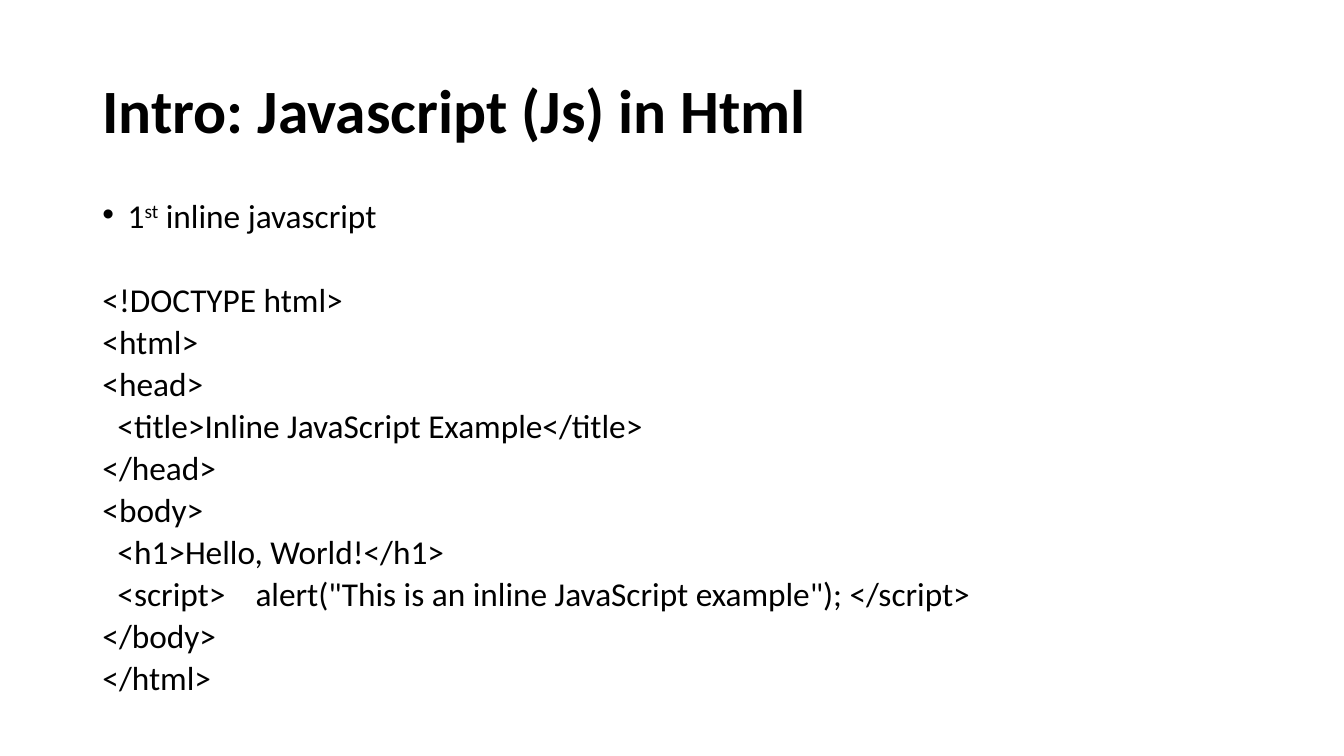
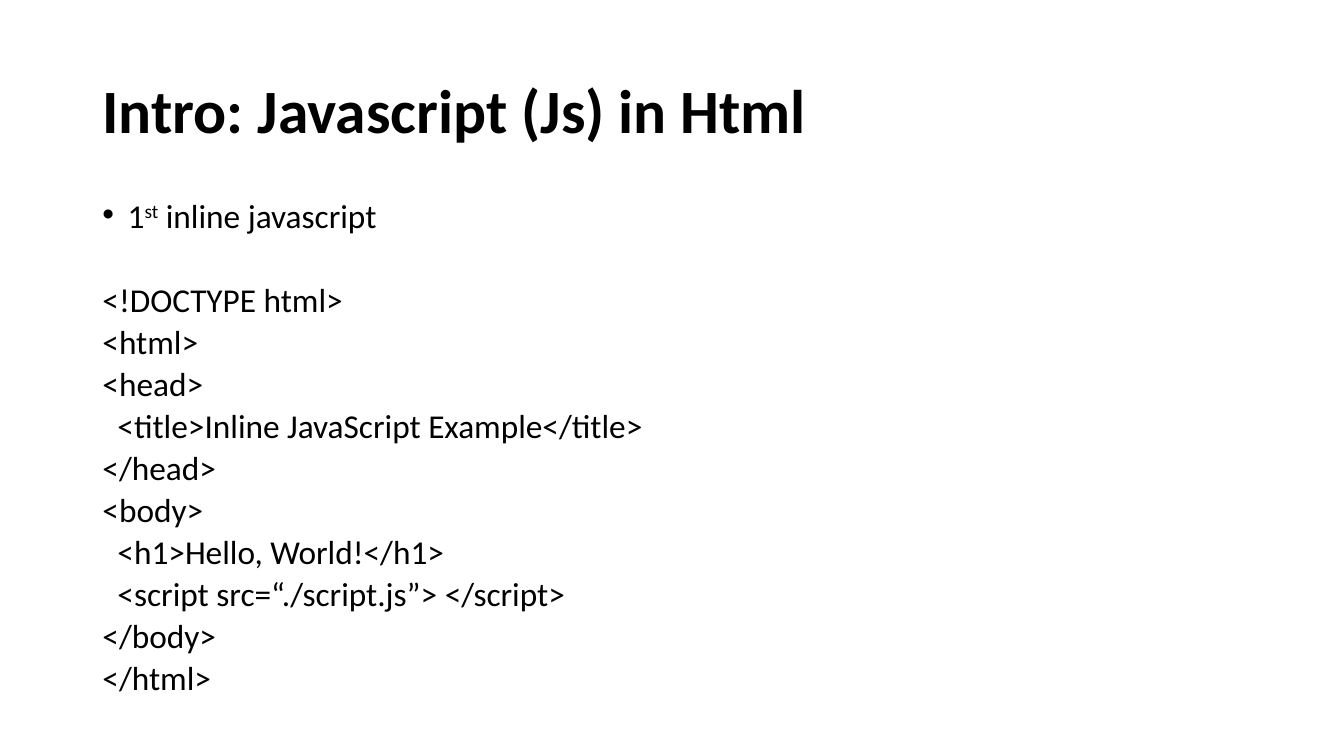
Before and after one commit to SethLK/JavaScript-Wizard-Course-for-Beginners, a slide deck: slide 13 of JavaScript Master Course for Beginners.pptx. Drawn at 1344x756 pixels with LibreOffice and Linux fonts; fonts in the diff are those of the drawing. Boxes give left, top, right and bottom in pixels: in the first picture for what was removed or moved away, otherwise in the second. Text is boxed around its words. In the diff, an @@ line names an element or a change of style, - is before the commit and + after.

Commit message:
Add Js in html

```diff
--- a/JavaScript Master Course for Beginners.pptx
+++ b/JavaScript Master Course for Beginners.pptx
@@ text at (117,582,565,612): text changed @@
-<script> alert("This is an inline JavaScript example"); </script>
+<script src=“./script.js”> </script>
```
Also in this commit, not shown: 5 other slides changed, 5 slides added, 2 other files.
